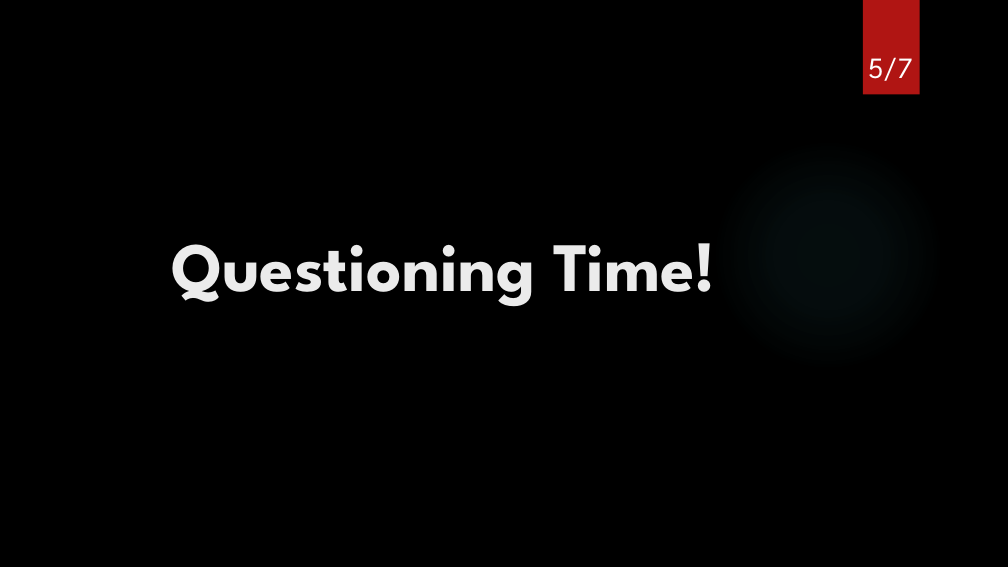
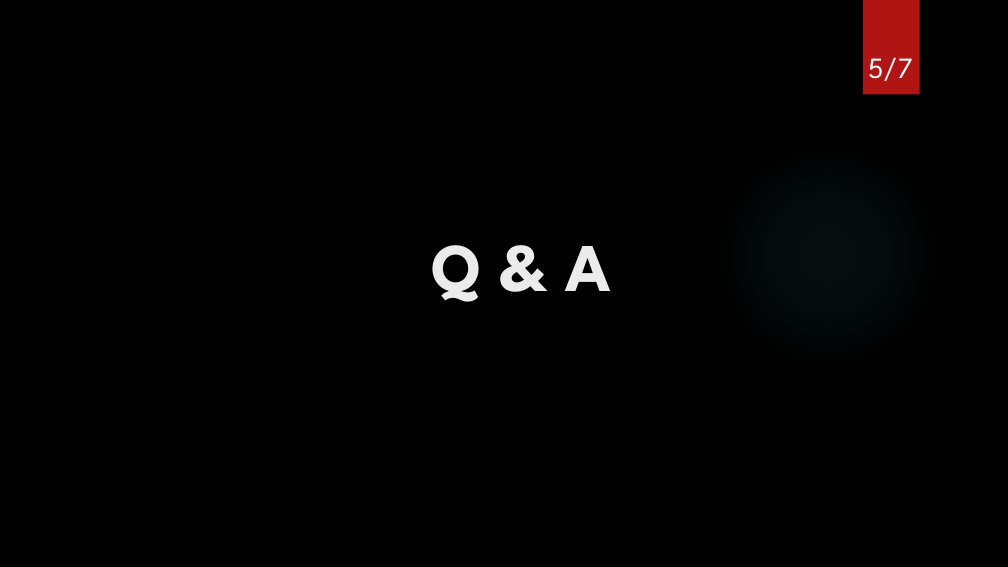
Before and after one commit to Johnny850807/BWS_IronMan, a slide deck: slide 5 of How easily to make a POP song.pptx. Drawn at 1008x567 pixels with LibreOffice and Linux fonts; fonts in the diff are those of the drawing; background and template pictures are left out. Boxes give left, top, right and bottom in pixels: in the first picture for what was removed or moved away, otherwise in the second. Text is boxed around its words. In the diff, an @@ line names an element or a change of style, - is before the commit and + after.

```diff
--- a/How easily to make a POP song.pptx
+++ b/How easily to make a POP song.pptx
@@ title at (x1=432, y1=245, x2=611, y2=302): text changed; size 66 to 65 pt @@
-Questioning Time!
+Q & A
```
Also in this commit, not shown: 4 other slides changed, 6 other files.
